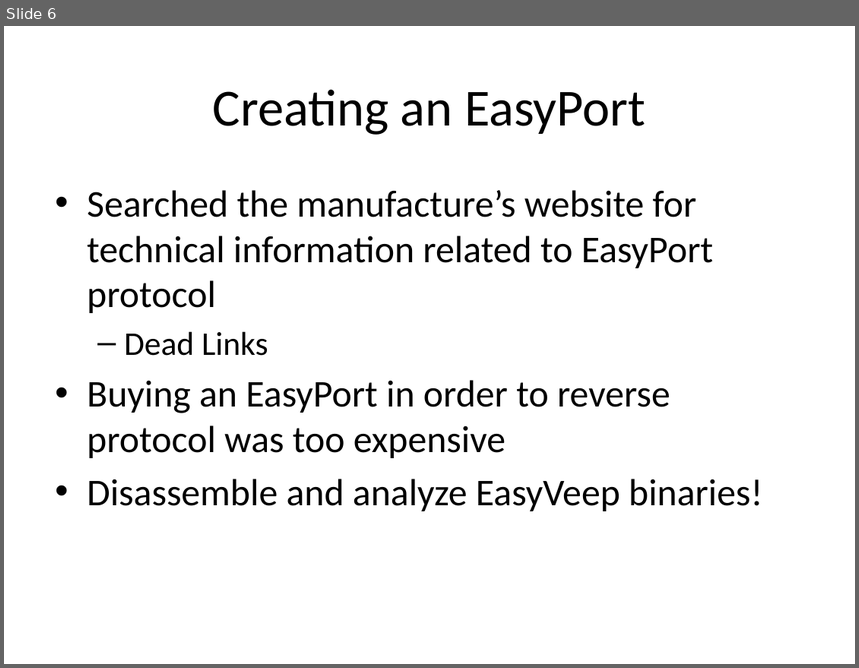
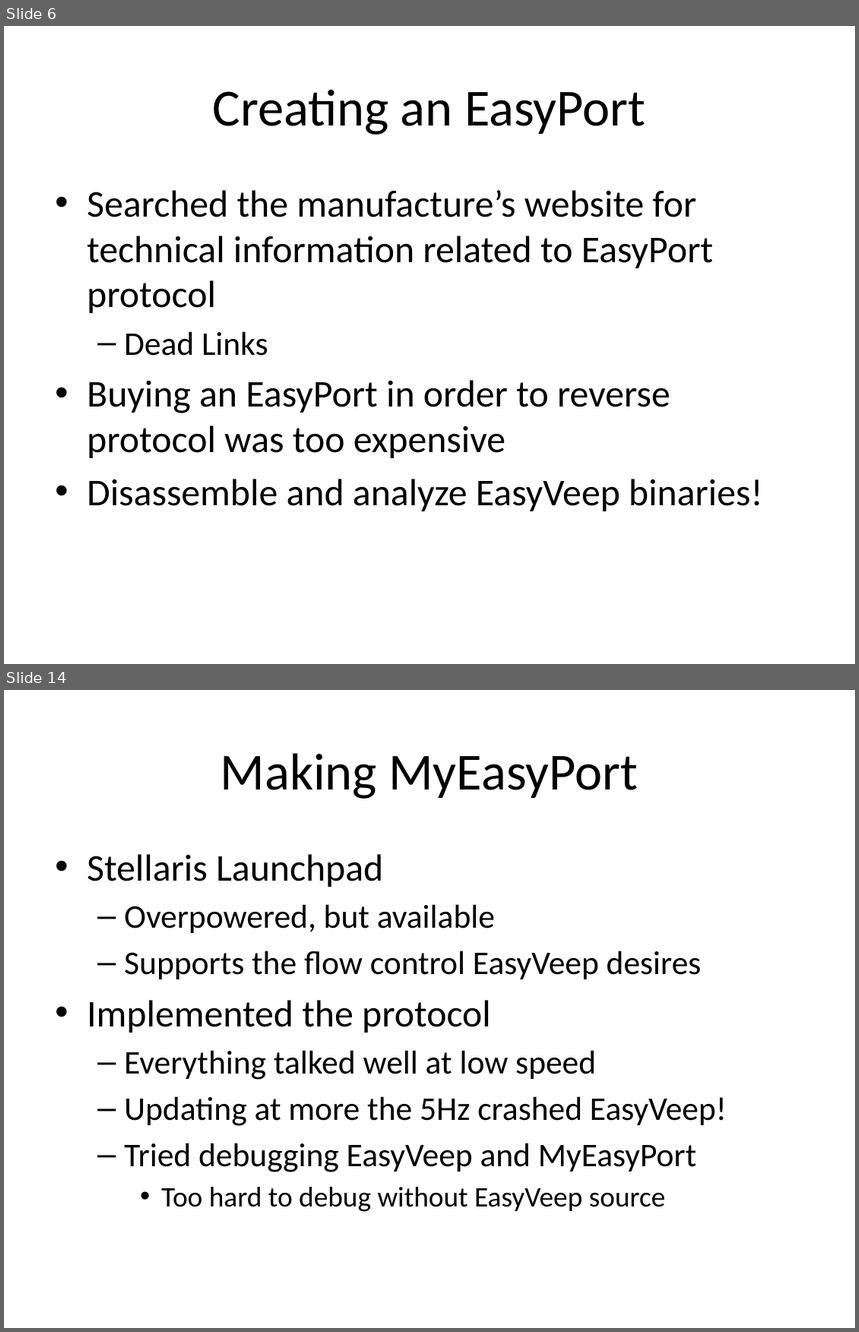
Before and after one commit to benjaminob6/GRP, a slide deck: docs/presentation/Defense.pptx. Shown one above the other, each under a label of ours: slide 6 before the commit, slides 6 and 14 after it; the slides between them are not shown. The pictures are 859x668 and 859x1332 pixels, drawn with LibreOffice and Linux fonts; fonts in the diff are those of the drawing. Boxes give left, top, right and bottom in pixels: in the first picture for what was removed or moved away, otherwise in the second. Text is boxed around its words. In the diff, an @@ line names an element or a change of style, - is before the commit and + after.

```diff
--- a/docs/presentation/Defense.pptx
+++ b/docs/presentation/Defense.pptx
@@ slide 14 added at [4, 690, 855, 1328], background #FFFFFF @@
@@ title added at [221, 753, 638, 799], 44 pt, text #000000 @@
+Making MyEasyPort
@@ text added at [87, 854, 727, 1212], 28 pt, text #000000 @@
+• Stellaris Launchpad
+  – Overpowered, but available
+  – Supports the flow control EasyVeep desires
+• Implemented the protocol
+  – Everything talked well at low speed
+  – Updating at more the 5Hz crashed EasyVeep!
+  – Tried debugging EasyVeep and MyEasyPort
+    • Too hard to debug without EasyVeep source
```
Also in this commit, not shown: 1 slide changed, 14 other slides added, 13 other files.
